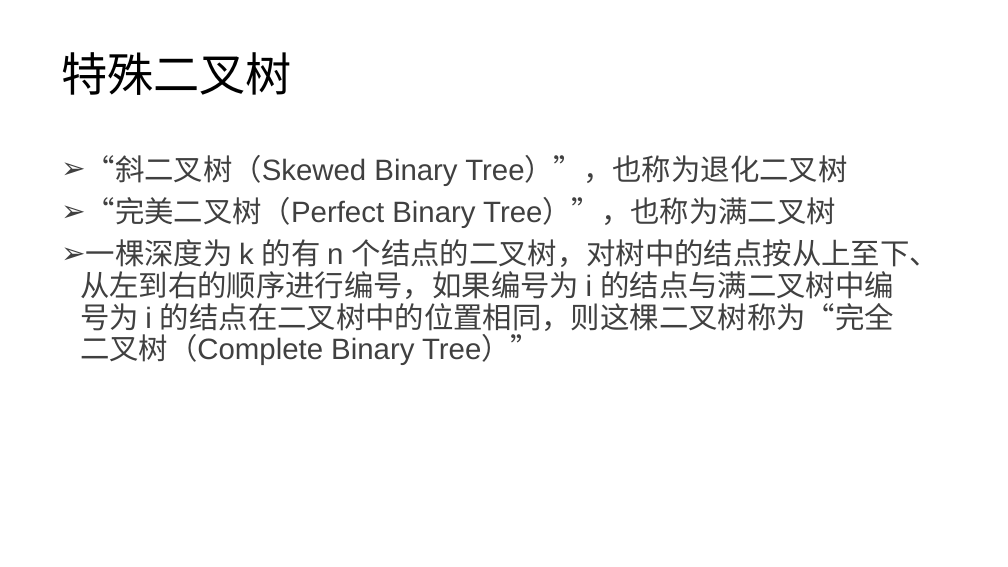
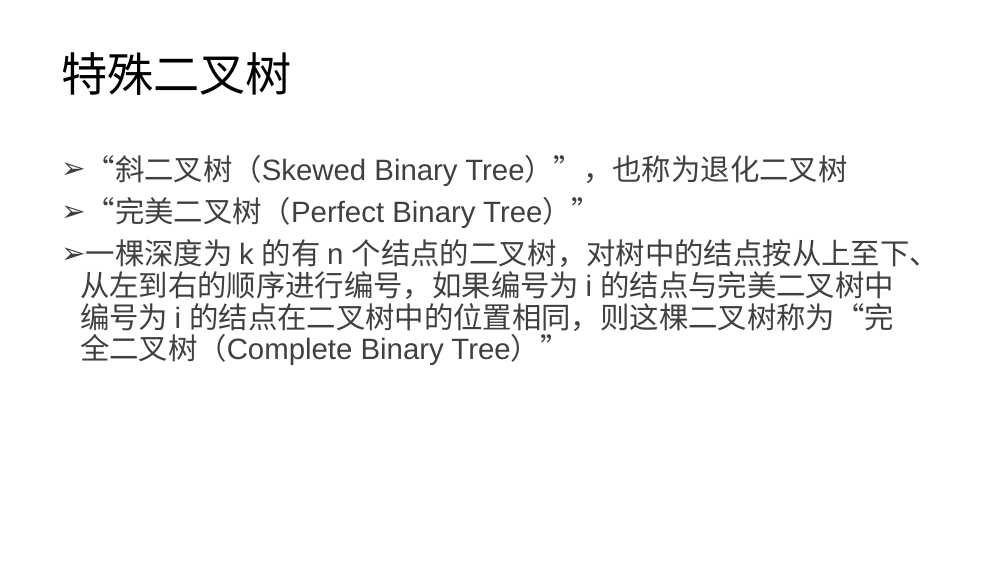
Before and after one commit to lezhang-thu/data-structure, a slide deck: slide 8 of 2022秋季-数据结构-第4章-树a.pptx. Drawn at 1008x567 pixels with LibreOffice and Linux fonts; fonts in the diff are those of the drawing. Boxes give left, top, right and bottom in pixels: in the first picture for what was removed or moved away, otherwise in the second. Text is boxed around its words. In the diff, an @@ line names an element or a change of style, - is before the commit and + after.

```diff
--- a/2022秋季-数据结构-第4章-树a.pptx
+++ b/2022秋季-数据结构-第4章-树a.pptx
@@ text at [80,197,939,365]: text changed @@
-➢ “完美二叉树（Perfect Binary Tree）”，也称为满二叉树
-➢ 一棵深度为 k 的有 n 个结点的二叉树，对树中的结点按从上至下、从左到右的顺序进行编号，如果编号为 i 的结点与满二叉树中编号为 i 的结点在二叉树中的位置相同，则这棵二叉树称为“完全二叉树（Complete Binary Tree）”
+➢ “完美二叉树（Perfect Binary Tree）”
+➢ 一棵深度为 k 的有 n 个结点的二叉树，对树中的结点按从上至下、从左到右的顺序进行编号，如果编号为 i 的结点与完美二叉树中编号为 i 的结点在二叉树中的位置相同，则这棵二叉树称为“完全二叉树（Complete Binary Tree）”
```
Also in this commit, not shown: 2 other slides changed, 2 other files.
